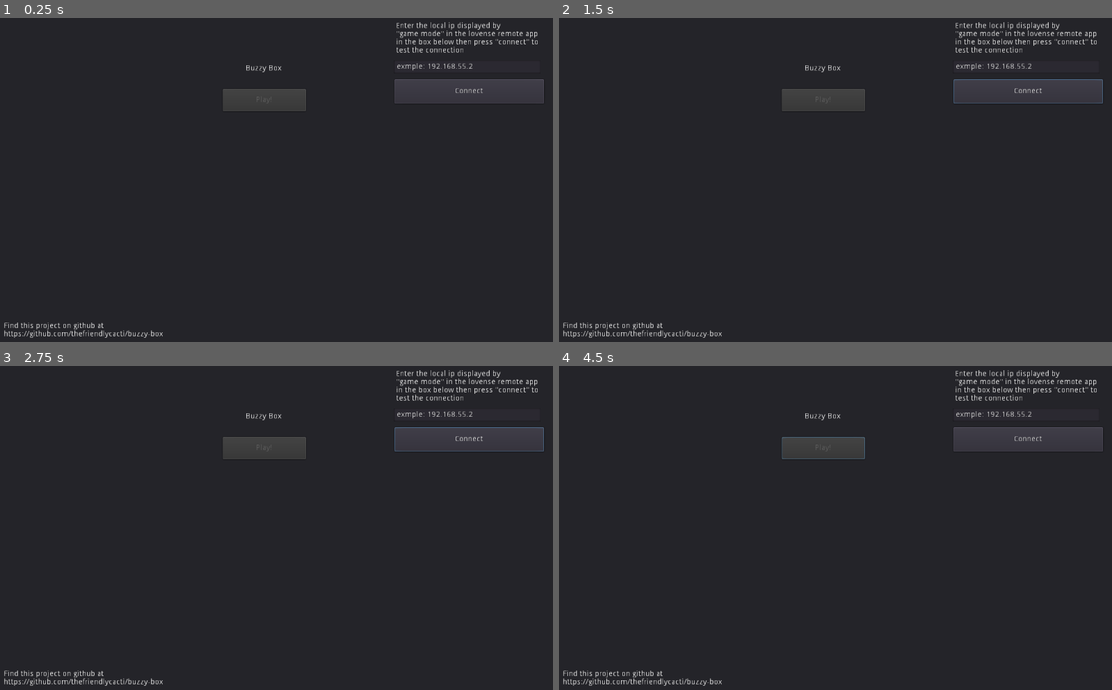
Above: before the commit, frames 1-4 (two rows, left to right).
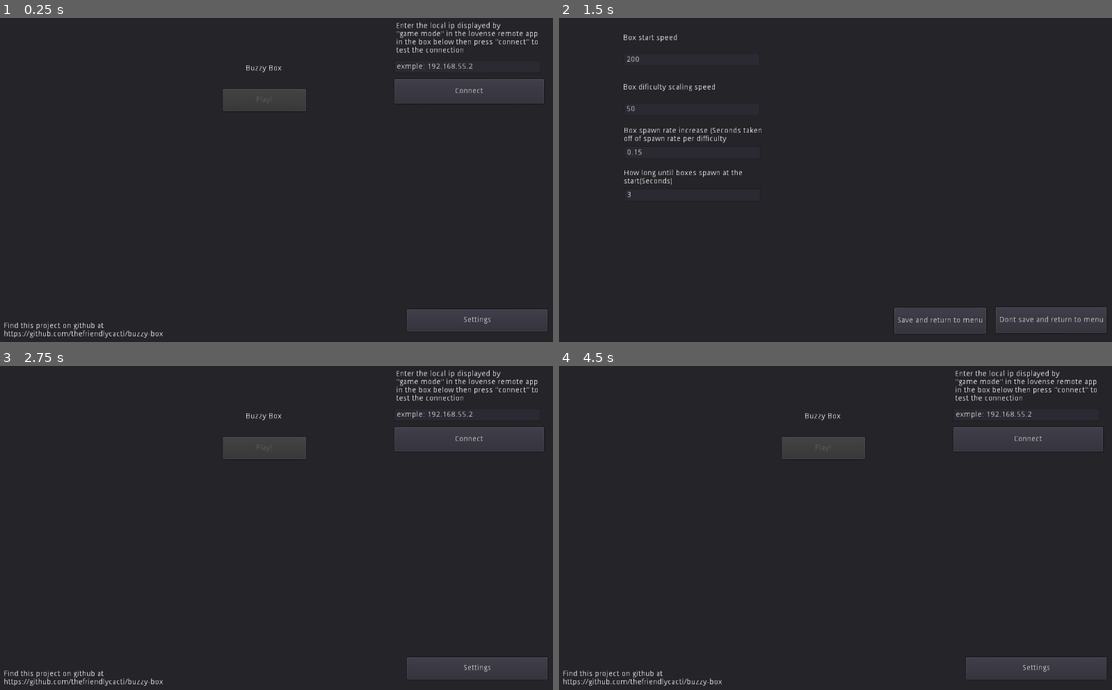
Above: after the commit, the same moments.

Repository: thefriendlycacti/buzzy-box
Game: Godot game, scene res://main_menu.tscn
Same seed, same stepped clock (60 frames per second), same inputs: the game is played once before the commit and once after it.
Inputs (mouse positions are in pixels of both pictures, inside the frame that each line leads up to):
- Up to frame 1 (0.25 s): no input
- Up to frame 2 (1.5 s): click "Connect" at 0.5 s; click (1034, 319) at 1.25 s, where only the run after the commit has a clickable "Settings"
- Up to frame 3 (2.75 s): click (381, 667) at 2 s, where only the run after the commit has a clickable "Save and return to menu"
- Up to frame 4 (4.5 s): hold Right (ui_right) 2.78-4.28 s; tap W (jump) at 3.02, 3.77 s; hold Left (ui_left) from 4.28 s (still down)

The runs differ from the first frame. In frame 1, 1.0% of the frame differs, in the area x 73-99%, y 89-97%; in frame 2, 5.7%, in the area x 0-99%, y 1-99%; in frame 3, 1.2%; in frame 4, 1.1%.

Commit message:
Added sound and settings

Diff:
--- a/main_menu.tscn
+++ b/main_menu.tscn
@@ -81,6 +81,14 @@
 stream = ExtResource( 2 )
 autoplay = true
 
+[node name="goto_settings" type="Button" parent="."]
+margin_left = 750.0
+margin_top = 536.0
+margin_right = 1009.0
+margin_bottom = 577.0
+text = "Settings"
+
 [connection signal="pressed" from="Panel/playButton" to="." method="_on_playButton_pressed"]
 [connection signal="pressed" from="Panel/connectButton" to="." method="_on_connectButton_pressed"]
 [connection signal="text_entered" from="Panel/text_enterip" to="." method="_on_text_enterip_text_entered"]
+[connection signal="pressed" from="goto_settings" to="." method="_on_goto_settings_pressed"]
--- a/scripts/badbox_touch.gd
+++ b/scripts/badbox_touch.gd
@@ -15,7 +15,7 @@
 #	pass
 
 func _physics_process(delta):
-	position += transform.x * -GlobalVars.boxspeed * delta
+	position += transform.x * -GlobalVars.boxspeedcurrent * delta
 
 
 func _on_bad_box_body_entered(body):
--- a/scripts/global_vars.gd
+++ b/scripts/global_vars.gd
@@ -1,8 +1,13 @@
 extends Node
 
+var deviceconnected = false
 var deviceip
-var boxspeed = 200
+var boxspeedcurrent
+var boxspeedstart = 200
+var boxspeedincrease = 50
 var highestdifficulty = 0
+var boxspawnratestart = 3
+var boxspawnratedecrease = .15
 
 # Declare member variables here. Examples:
 # var a = 2
--- a/scripts/main_menu.gd
+++ b/scripts/main_menu.gd
@@ -1,8 +1,4 @@
 extends Control
-
-
-
-var connected = false
 
 
 func _ready():
@@ -14,18 +10,18 @@
 
 
 func _process(delta):
-	if connected == true:
+	if GlobalVars.deviceconnected == true:
 		$Panel/playButton.disabled = false
 	if $AudioStreamPlayer.playing == false:
 		$AudioStreamPlayer.play()
-	pass
+
 
 
 func _on_playButton_pressed():
-	if connected == true:
+	if GlobalVars.deviceconnected == true:
 		print("start!")
 		get_tree().change_scene("res://world.tscn")
-	pass # Replace with function body.
+
 
 
 func _on_connectButton_pressed():
@@ -48,11 +44,11 @@
 		if http.get_status() == HTTPClient.STATUS_CONNECTED:
 			print("Connected with success!")
 			GlobalVars.deviceip = ipadd
-			connected = true
+			GlobalVars.deviceconnected = true
 			break
-	if connected == false:
+	if GlobalVars.deviceconnected == false:
 		print("there was an error connecting")
-	pass # Replace with function body.
+
 
 
 func _on_text_enterip_text_entered(new_text):
@@ -75,8 +71,12 @@
 		if http.get_status() == HTTPClient.STATUS_CONNECTED:
 			print("Connected with success!")
 			GlobalVars.deviceip = ipadd
-			connected = true
+			GlobalVars.deviceconnected = true
 			break
-	if connected == false:
+	if GlobalVars.deviceconnected == false:
 		print("there was an error connecting")
-	pass # Replace with function body.
+
+
+
+func _on_goto_settings_pressed():
+	get_tree().change_scene("res://settings.tscn")
--- /dev/null
+++ b/scripts/set_settings.gd
@@ -0,0 +1,37 @@
+extends Control
+
+
+# Declare member variables here. Examples:
+# var a = 2
+# var b = "text"
+
+
+# Called when the node enters the scene tree for the first time.
+func _ready():
+	# Set settings menu items to what is in global vars
+	$Panel/text_boxspawnratedecrease/data_boxspawnratedecrease.text = str(GlobalVars.boxspawnratedecrease)
+	$Panel/text_boxspawnratestart/data_boxspawnratestart.text = str(GlobalVars.boxspawnratestart)
+	$Panel/text_boxspeedstart/data_boxstartspeed.text = str(GlobalVars.boxspeedstart)
+	$Panel/text_boxspawnratedecrease/data_boxspawnratedecrease.text = str(GlobalVars.boxspawnratedecrease)
+	pass # Replace with function body.
+
+
+# Called every frame. 'delta' is the elapsed time since the previous frame.
+#func _process(delta):
+#	pass
+
+
+func _on_savesettings_pressed():
+	# Set global vars to what is in the boxes
+	GlobalVars.boxspawnratedecrease = float($Panel/text_boxspawnratedecrease/data_boxspawnratedecrease.text)
+	GlobalVars.boxspawnratestart = float($Panel/text_boxspawnratestart/data_boxspawnratestart.text)
+	GlobalVars.boxspeedstart = float($Panel/text_boxspeedstart/data_boxstartspeed.text)
+	GlobalVars.boxspawnratedecrease = float($Panel/text_boxspawnratedecrease/data_boxspawnratedecrease.text)
+	get_tree().change_scene("res://main_menu.tscn")
+	pass # Replace with function body.
+
+
+
+func _on_dontsave_pressed():
+	get_tree().change_scene("res://main_menu.tscn")
+	pass # Replace with function body.
--- a/scripts/world.gd
+++ b/scripts/world.gd
@@ -5,6 +5,10 @@
 
 
 func _ready():
+	# set the current speed at the start
+	GlobalVars.boxspeedcurrent = GlobalVars.boxspeedstart
+	$spawnspot/Timer.wait_time = GlobalVars.boxspawnratestart
+	$spawnspot/Timer.start()
 	pass # Replace with function body.
 
 func _input(event):
@@ -30,7 +34,7 @@
 	currentDifficulty += 1
 
 	set_vibration(currentDifficulty) # Make them feel good
-	$spawnspot/Timer.wait_time -= .15 # Make them spawn quicker
-	GlobalVars.boxspeed += 50 # Make them faster!
+	$spawnspot/Timer.wait_time = GlobalVars.boxspawnratestart - (GlobalVars.boxspawnratedecrease / currentDifficulty)  # Make them spawn quicker
+	GlobalVars.boxspeedcurrent += GlobalVars.boxspeedincrease # Make them faster!
 	$currentDifficultyText.text = str(currentDifficulty) # shows score on the score board
 	GlobalVars.highestdifficulty = currentDifficulty # so we can track it in other scenes
--- /dev/null
+++ b/settings.tscn
@@ -0,0 +1,90 @@
+[gd_scene load_steps=2 format=2]
+
+[ext_resource path="res://scripts/set_settings.gd" type="Script" id=1]
+
+[node name="Control" type="Control"]
+anchor_right = 1.0
+anchor_bottom = 1.0
+script = ExtResource( 1 )
+
+[node name="Panel" type="Panel" parent="."]
+margin_left = -110.0
+margin_top = -83.0
+margin_right = 1164.0
+margin_bottom = 715.0
+__meta__ = {
+"_edit_lock_": true
+}
+
+[node name="text_boxspeedstart" type="RichTextLabel" parent="Panel"]
+margin_left = 228.0
+margin_top = 114.0
+margin_right = 506.0
+margin_bottom = 181.0
+text = "Box start speed"
+
+[node name="data_boxstartspeed" type="LineEdit" parent="Panel/text_boxspeedstart"]
+margin_left = 1.0
+margin_top = 35.0
+margin_right = 252.0
+margin_bottom = 59.0
+text = "200"
+
+[node name="text_boxspeedincrease" type="RichTextLabel" parent="Panel"]
+margin_left = 228.0
+margin_top = 205.0
+margin_right = 506.0
+margin_bottom = 272.0
+text = "Box dificulty scaling speed"
+
+[node name="data_boxspeedincrease" type="LineEdit" parent="Panel/text_boxspeedincrease"]
+margin_left = 1.0
+margin_top = 35.0
+margin_right = 252.0
+margin_bottom = 59.0
+text = "50"
+
+[node name="text_boxspawnratedecrease" type="RichTextLabel" parent="Panel"]
+margin_left = 229.0
+margin_top = 285.0
+margin_right = 507.0
+margin_bottom = 352.0
+text = "Box spawn rate increase (Seconds taken off of spawn rate per difficulty"
+
+[node name="data_boxspawnratedecrease" type="LineEdit" parent="Panel/text_boxspawnratedecrease"]
+margin_left = 1.0
+margin_top = 35.0
+margin_right = 252.0
+margin_bottom = 59.0
+text = ".15"
+
+[node name="text_boxspawnratestart" type="RichTextLabel" parent="Panel"]
+margin_left = 229.0
+margin_top = 363.0
+margin_right = 507.0
+margin_bottom = 430.0
+text = "How long until boxes spawn at the start(Seconds)"
+
+[node name="data_boxspawnratestart" type="LineEdit" parent="Panel/text_boxspawnratestart"]
+margin_left = 1.0
+margin_top = 35.0
+margin_right = 252.0
+margin_bottom = 59.0
+text = "3"
+
+[node name="save-settings" type="Button" parent="."]
+margin_left = 617.0
+margin_top = 534.0
+margin_right = 786.0
+margin_bottom = 582.0
+text = "Save and return to menu"
+
+[node name="dont-save" type="Button" parent="."]
+margin_left = 804.0
+margin_top = 533.0
+margin_right = 1008.0
+margin_bottom = 581.0
+text = "Dont save and return to menu"
+
+[connection signal="pressed" from="save-settings" to="." method="_on_savesettings_pressed"]
+[connection signal="pressed" from="dont-save" to="." method="_on_dontsave_pressed"]
--- a/world.tscn
+++ b/world.tscn
@@ -25,7 +25,6 @@
 
 [node name="Timer" type="Timer" parent="spawnspot"]
 wait_time = 3.0
-autostart = true
 
 [node name="difficulty" type="Timer" parent="."]
 wait_time = 10.0
Not shown, changed: export_presets.cfg
Not shown, added: .gitignore
